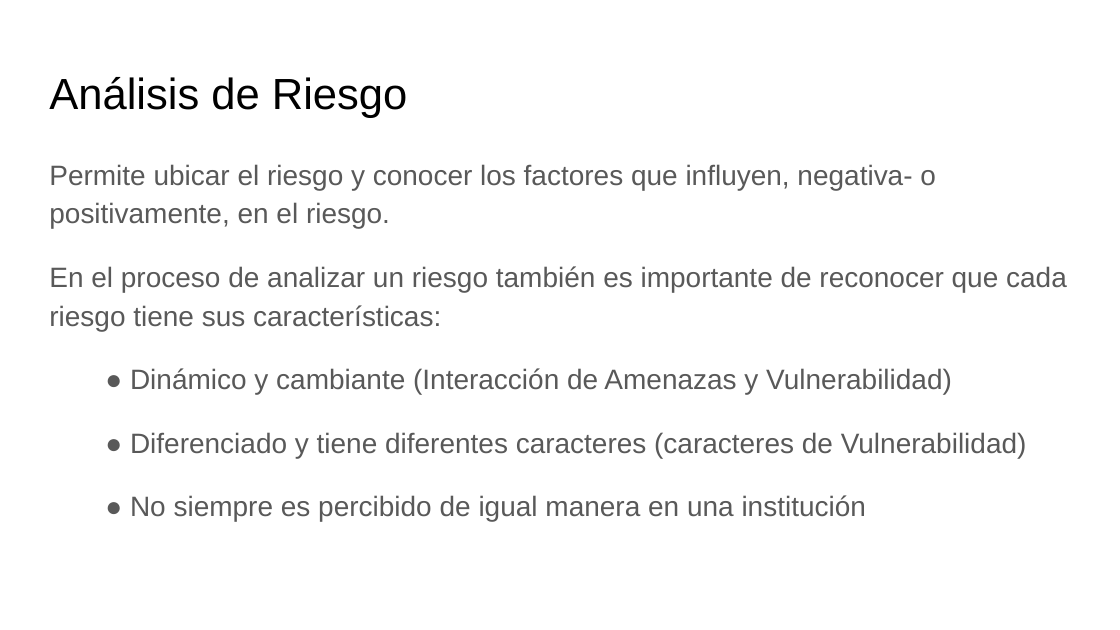
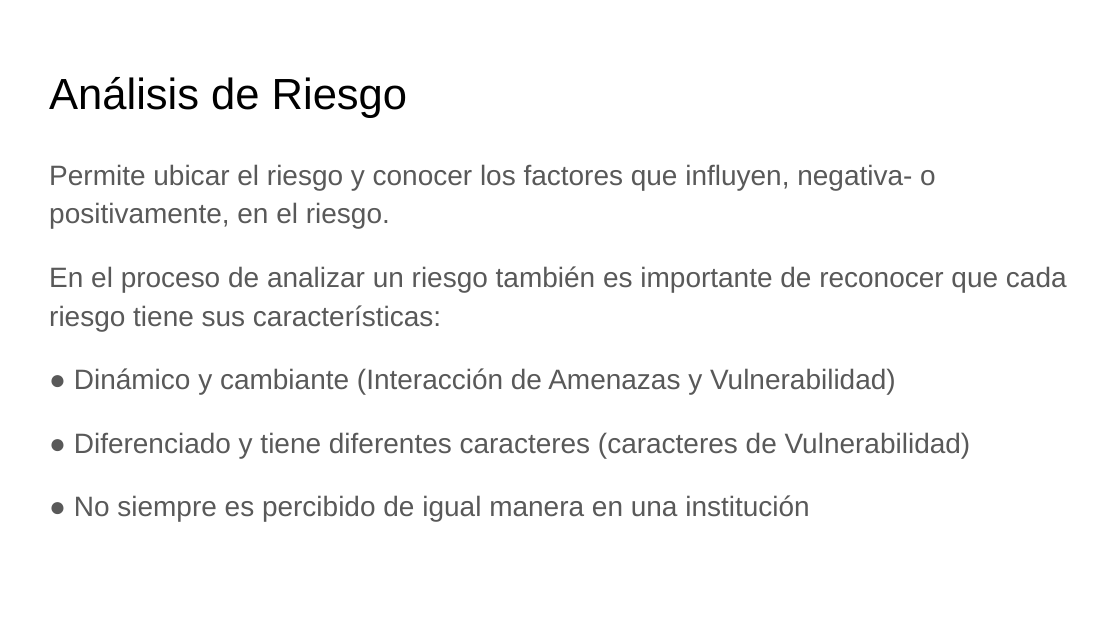
Before and after one commit to lucas-soria/facultad, a slide deck: slide 21 of 4° Año/1° Semestre/Seguridad informatica I/4 Teoria/Clase 3 Riesgo.pptx. Drawn at 1120x630 pixels with LibreOffice and Linux fonts; fonts in the diff are those of the drawing. Boxes give left, top, right and bottom in pixels: in the first picture for what was removed or moved away, otherwise in the second. Text is boxed around its words. In the diff, an @@ line names an element or a change of style, - is before the commit and + after.

```diff
--- a/4° Año/1° Semestre/Seguridad informatica I/4 Teoria/Clase 3 Riesgo.pptx
+++ b/4° Año/1° Semestre/Seguridad informatica I/4 Teoria/Clase 3 Riesgo.pptx
@@ text "Permite ubicar el riesgo y ..." at [49, 164, 1067, 521]: indent changed @@
```
Also in this commit, not shown: 7 other slides changed, 2 slides added, 2 slides removed, 10 other files.
